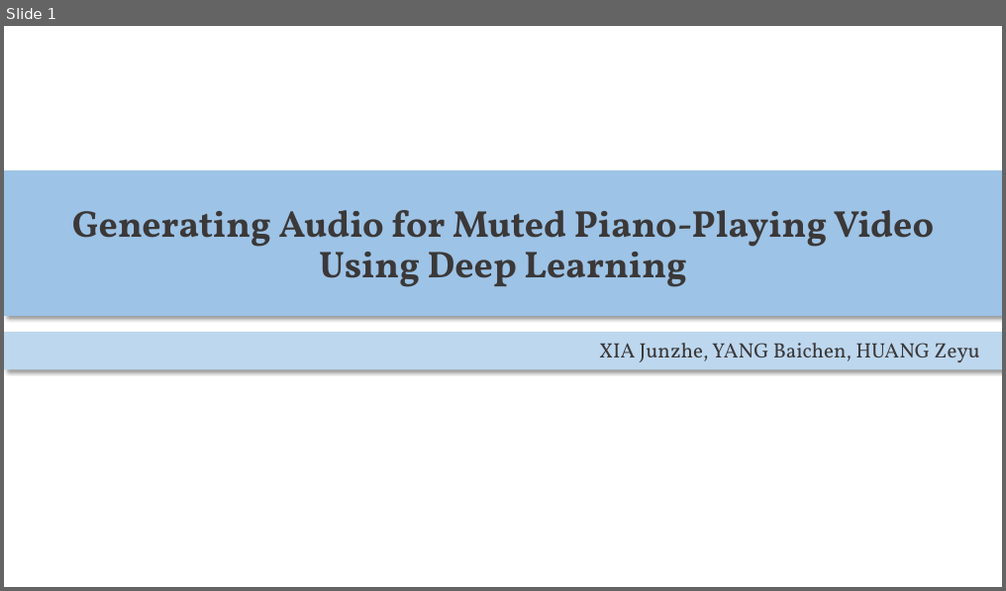
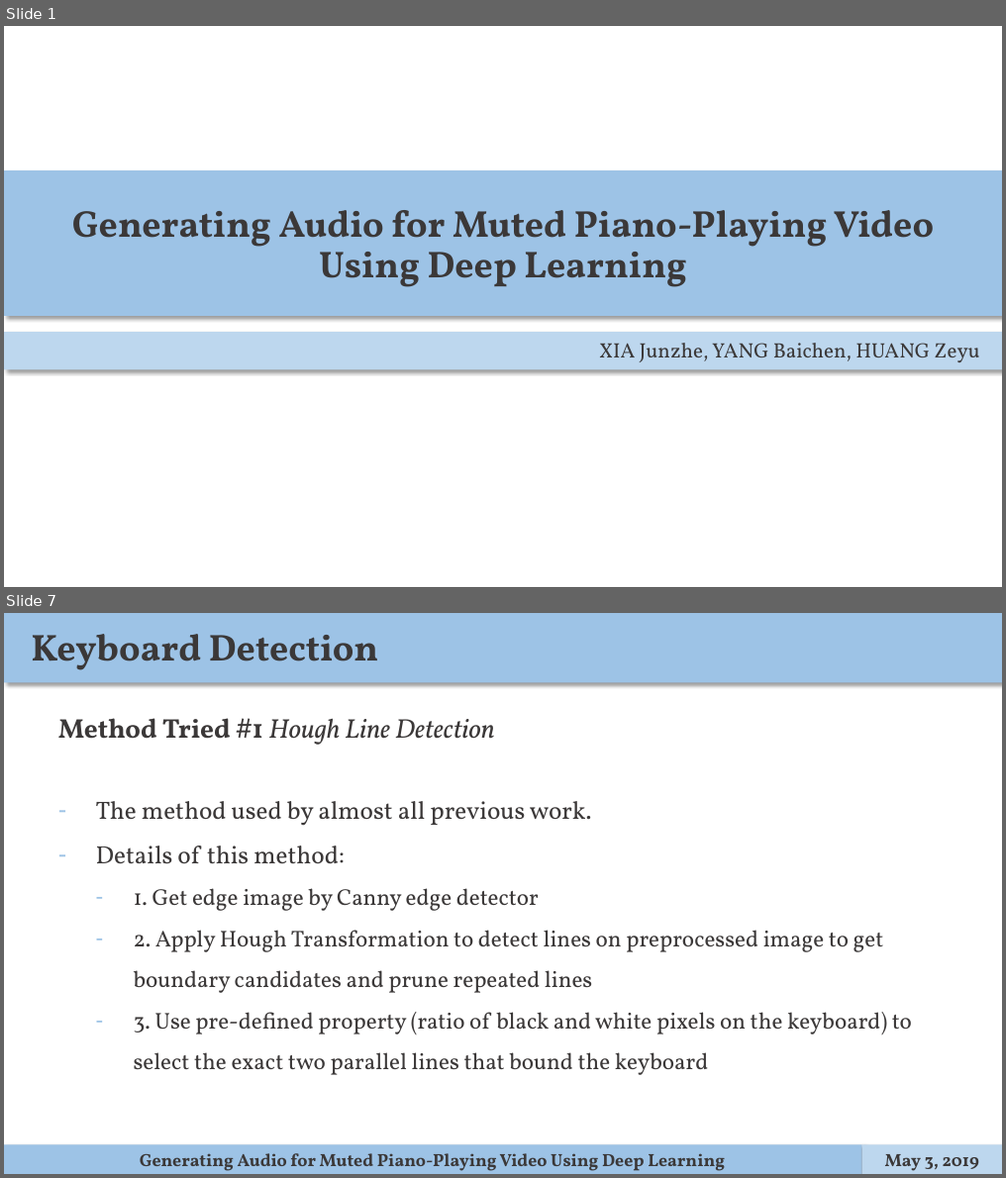
Before and after one commit to ppfish45/AI-Pianist, a slide deck: docs/presentation/slides.pptx. Shown one above the other, each under a label of ours: slide 1 before the commit, slides 1 and 7 after it; the slides between them are not shown. The pictures are 1006x591 and 1006x1178 pixels, drawn with LibreOffice and Linux fonts; fonts in the diff are those of the drawing. Boxes give left, top, right and bottom in pixels: in the first picture for what was removed or moved away, otherwise in the second. Text is boxed around its words. In the diff, an @@ line names an element or a change of style, - is before the commit and + after.

```diff
--- a/docs/presentation/slides.pptx
+++ b/docs/presentation/slides.pptx
@@ slide 7 added at box(4, 613, 1002, 1174), background #FFFFFF @@
@@ rectangle added at box(4, 613, 1002, 682), fill #9DC3E6 @@
@@ text added at box(31, 634, 378, 670), 36 pt, text #3B3838, bold @@
+Keyboard Detection
@@ text added at box(58, 718, 495, 745), 26 pt, text #3B3838, italic @@
+Method Tried #1 Hough Line Detection
@@ text added at box(96, 801, 912, 1075), 22 pt, text #3B3838 @@
+– The method used by almost all previous work.
+– Details of this method:
+  – 1. Get edge image by Canny edge detector
+  – 2. Apply Hough Transformation to detect lines on preprocessed image to get boundary candidates and prune repeated lines
+  – 3. Use pre-defined property (ratio of black and white pixels on the keyboard) to select the exact two parallel lines that bound the keyboard
@@ rectangle added at box(4, 1146, 862, 1174), fill #9DC3E6 @@
@@ rectangle added at box(862, 1146, 1002, 1174), fill #BDD7EE @@
@@ text added at box(140, 1154, 725, 1171), 17 pt, text #3B3838, bold @@
+Generating Audio for Muted Piano-Playing Video Using Deep Learning
@@ text added at box(885, 1155, 979, 1171), 17 pt, text #3B3838, bold @@
+May 3, 2019
```
Also in this commit, not shown: 2 slides changed, 18 other slides added.
